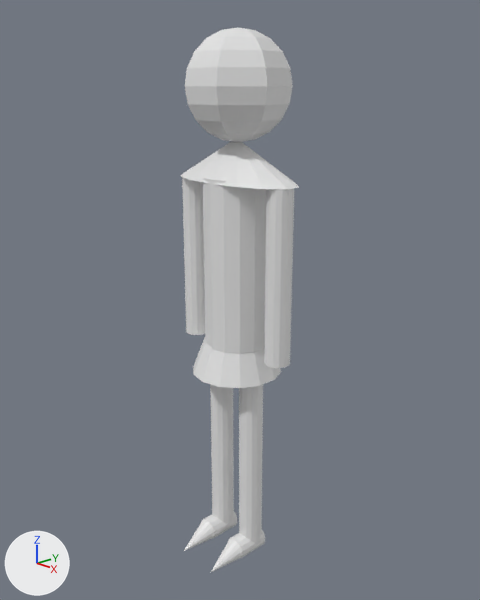
One commit to the Blender file assets/person.blend: the scene before it, then after it.
The view is the same before and after, from a 50 mm lens placed at (2.81, -2.61, 3.03), pointed at (0.01, 0.01, 1.79). Arrows for +X, +Y and +Z are at lower left; the lights stay in place.

The older version as bpy lines, for what is in view:
```python
ob_cone = bpy.data.objects.new('Cone', me_cone)
ob_cone.location = (0.0, -0.004, 2.628)
ob_cone.scale = (0.551, 0.248, 0.471)
ob_cone_001 = bpy.data.objects.new('Cone.001', me_cone_001)
ob_cone_001.location = (0.0, -0.004, 1.703)
ob_cone_001.scale = (0.34, 0.34, 1.46)
ob_cylinder = bpy.data.objects.new('Cylinder', me_cylinder)
ob_cylinder.location = (0.009, -0.008, 2.03)
ob_cylinder.scale = (1.0, 1.0, 0.6)
ob_cylinder_001 = bpy.data.objects.new('Cylinder.001', me_cylinder_001)
ob_cylinder_001.location = (-0.123, -0.022, 0.78)
ob_cylinder_001.scale = (0.373, 0.373, 0.71)
ob_cylinder_002 = bpy.data.objects.new('Cylinder.002', me_cylinder_002)
ob_cylinder_002.location = (0.148, -0.022, 0.78)
ob_cylinder_002.scale = (0.373, 0.373, 0.71)
ob_cylinder_003 = bpy.data.objects.new('Cylinder.003', me_cylinder_003)
ob_cylinder_003.location = (0.363, -0.022, 2.002)
ob_cylinder_003.scale = (0.373, 0.373, 0.603)
ob_cylinder_004 = bpy.data.objects.new('Cylinder.004', me_cylinder_004)
ob_cylinder_004.location = (-0.359, -0.022, 2.002)
ob_cylinder_004.scale = (0.373, 0.373, 0.603)
ob_sphere = bpy.data.objects.new('Sphere', me_sphere)
ob_sphere.location = (0.003, 0.006, 3.022)
```
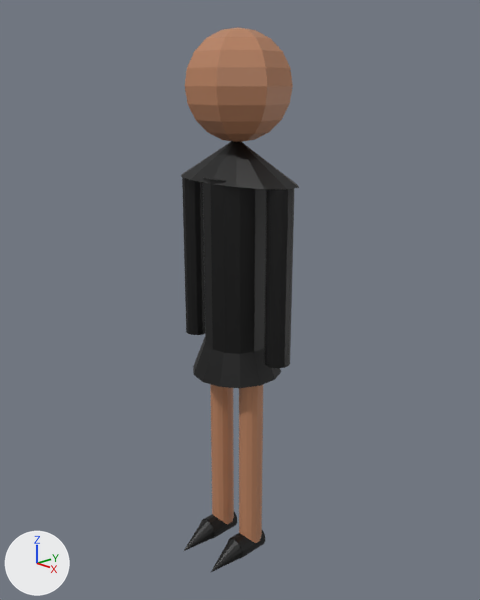
Scene script edits in JSON lines:
```json
{"op": "set", "path": "mat_material_011.base_color", "old": "(0.8, 0.8, 0.8)", "new": "(0.491, 0.223, 0.117)", "note": "white #e7e7e7 -> orange #ba8260"}
{"op": "set", "path": "mat_material_015.base_color", "old": "(0.8, 0.8, 0.8)", "new": "(0.0, 0.0, 0.0)", "note": "white #e7e7e7 -> black #000000"}
{"op": "set", "path": "mat_material_017.base_color", "old": "(0.8, 0.8, 0.8)", "new": "(0.491, 0.223, 0.117)", "note": "white #e7e7e7 -> orange #ba8260"}
{"op": "set", "path": "mat_material_018.base_color", "old": "(0.8, 0.8, 0.8)", "new": "(0.491, 0.223, 0.117)", "note": "white #e7e7e7 -> orange #ba8260"}
{"op": "set", "path": "mat_material_014.base_color", "old": "(0.8, 0.8, 0.8)", "new": "(0.0, 0.0, 0.0)", "note": "white #e7e7e7 -> black #000000"}
{"op": "set", "path": "mat_material_013.base_color", "old": "(0.8, 0.8, 0.8)", "new": "(0.0, 0.0, 0.0)", "note": "white #e7e7e7 -> black #000000"}
{"op": "set", "path": "mat_material_012.base_color", "old": "(0.8, 0.8, 0.8)", "new": "(0.0, 0.0, 0.0)", "note": "white #e7e7e7 -> black #000000"}
{"op": "set", "path": "mat_material_016.base_color", "old": "(0.8, 0.8, 0.8)", "new": "(0.0, 0.0, 0.0)", "note": "white #e7e7e7 -> black #000000"}
{"op": "set", "path": "mat_material_010.base_color", "old": "(0.8, 0.8, 0.8)", "new": "(0.0, 0.0, 0.0)", "note": "white #e7e7e7 -> black #000000"}
{"op": "set", "path": "mat_material_019.base_color", "old": "(0.8, 0.8, 0.8)", "new": "(0.0, 0.0, 0.0)", "note": "white #e7e7e7 -> black #000000"}
{"op": "add", "block": "mat_material_021", "code": ["mat_material_021 = principled_material('Material.021')", "mat_material_021.base_color = (0.0, 0.0, 0.0)  # black #000000"]}
{"op": "add", "block": "mat_material_020", "code": ["mat_material_020 = principled_material('Material.020')", "mat_material_020.base_color = (0.0, 0.0, 0.0)  # black #000000"]}
{"block": "me_cylinder_005", "where": "me_cylinder_005.from_pydata(...)  # 28 vertices, 16 faces; spans x -0.19..0.19, y -0.2..0.2, z -0.84..0.84"}
{"op": "add", "block": "me_cylinder_005", "code": "me_cylinder_005.materials.append(mat_material_020)  # black #000000"}
{"block": "me_cylinder_006", "where": "me_cylinder_006.from_pydata(...)  # 28 vertices, 16 faces; spans x -0.19..0.19, y -0.2..0.2, z -0.84..0.84"}
{"op": "add", "block": "me_cylinder_006", "code": "me_cylinder_006.materials.append(mat_material_021)  # black #000000"}
```

Pixel boxes (x1, y1, x2, y2) of what changed, in the pictures (480 x 600 px):
```json
{"object": "Cylinder", "change": "recoloured", "before": [203, 177, 267, 354], "after": [203, 177, 267, 354], "on screen": "white to black"}
{"object": "Sphere", "change": "recoloured", "before": [185, 27, 293, 142], "after": [185, 27, 293, 142]}
{"object": "Cylinder.003", "change": "recoloured", "before": [264, 189, 294, 368], "after": [264, 189, 294, 368], "on screen": "white to black"}
{"object": "Cylinder.002", "change": "recoloured", "before": [239, 385, 263, 543], "after": [239, 385, 263, 543]}
{"object": "Cylinder.004", "change": "recoloured", "before": [182, 177, 205, 335], "after": [182, 177, 205, 335], "on screen": "white to black"}
{"object": "Cone", "change": "recoloured", "before": [181, 141, 299, 189], "after": [181, 141, 299, 189], "on screen": "white to black"}
{"object": "Cylinder.001", "change": "recoloured", "before": [210, 384, 234, 524], "after": [210, 384, 234, 524]}
{"object": "Cone.001", "change": "recoloured", "before": [193, 338, 281, 388], "after": [193, 338, 281, 388], "on screen": "white to black"}
{"object": "Cone.002", "change": "recoloured", "before": [210, 538, 242, 573], "after": [210, 538, 242, 573], "on screen": "white to black"}
{"object": "Cone.003", "change": "recoloured", "before": [184, 520, 214, 551], "after": [184, 520, 214, 551], "on screen": "white to black"}
{"object": "Cylinder.005", "change": "recoloured", "before": [228, 530, 265, 559], "after": [228, 530, 265, 559], "on screen": "white to black"}
{"object": "Cylinder.006", "change": "recoloured", "before": [201, 512, 237, 539], "after": [201, 512, 237, 539], "on screen": "white to black"}
```
